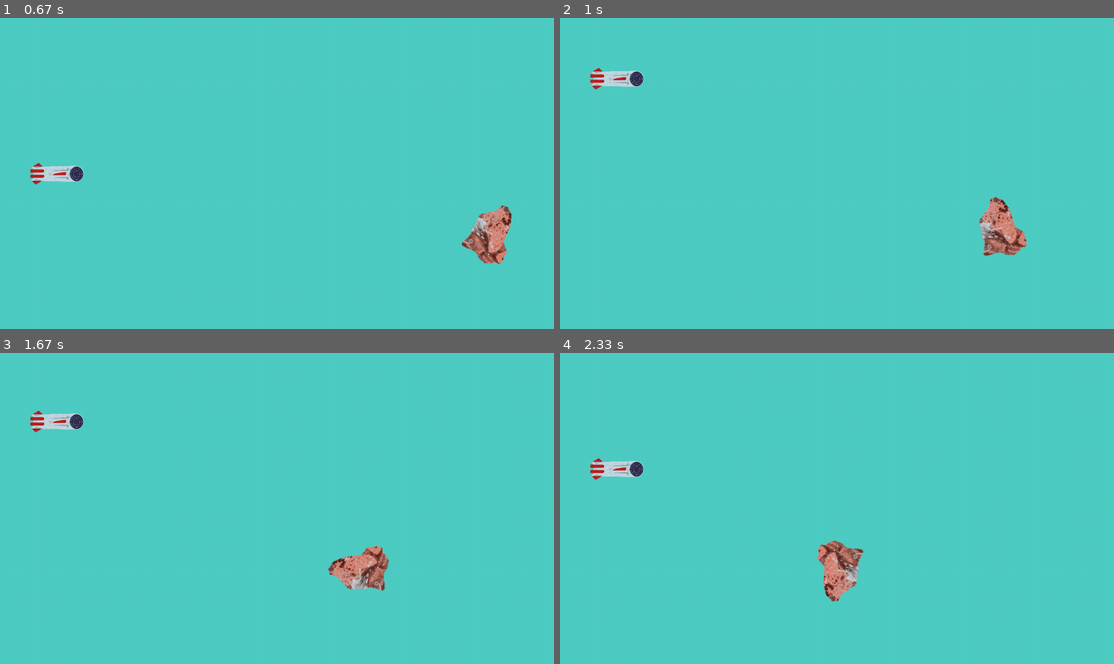
Above: before the commit, frames 1-4 (two rows, left to right).
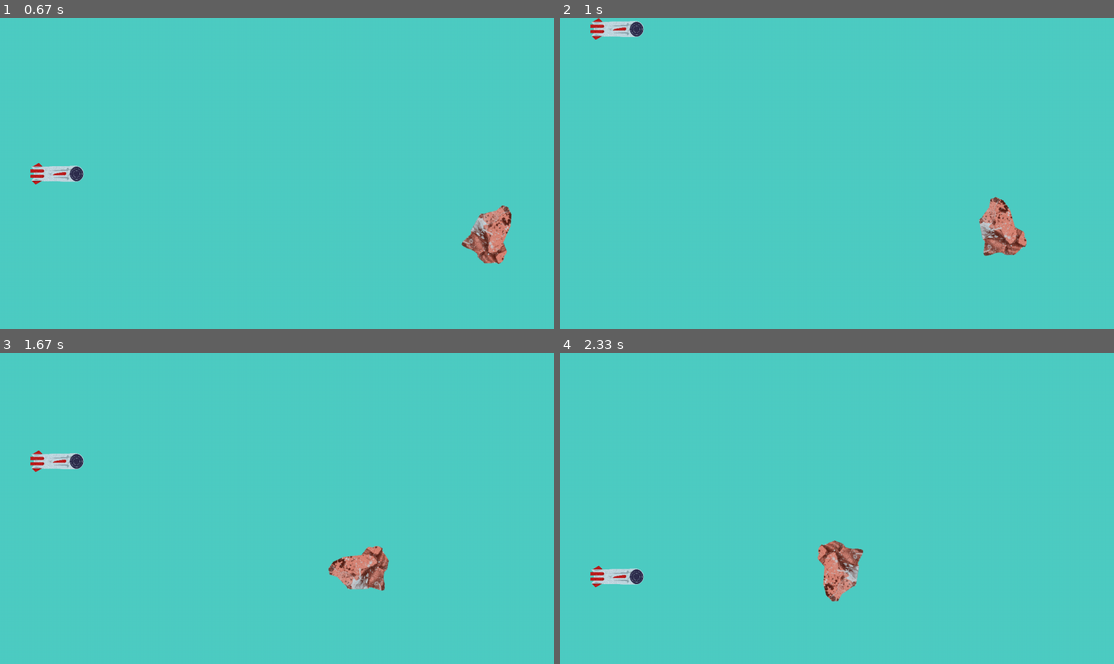
Above: after the commit, the same moments.

Repository: AdrianFSN/proyecto-final-pygame-quest
Game: pygame game, started from main.py
Two runs of this game, one before a commit and one after it. Both use one fixed random seed, a clock stepped at 60 frames per second and the inputs below.
Inputs:
- Up to frame 1 (0.67 s): tap Space at 0.33 s
- Up to frame 2 (1 s): hold Up from 0.67 s (still down)
- Up to frame 3 (1.67 s): release Up at 1.13 s; hold Down 1.17-1.47 s; hold Up from 1.5 s (still down)
- Up to frame 4 (2.33 s): release Up at 1.87 s; hold Down 1.9-2.27 s; hold Up from 2.3 s (still down)

Frame 1 is identical in both runs. In frame 2, 1.0% of the frame differs, in the area x 5-16%, y 0-23%; in frame 3, 1.0%, in the area x 5-16%, y 18-39%; in frame 4, 1.0%.

Commit message:
feat: modifico update de Ship para que acelere al mantener las flechas pulsadas. Creo la clase reset_speed

Diff:
--- a/glumtar/entities.py
+++ b/glumtar/entities.py
@@ -8,9 +8,10 @@
 
 class Ship(pygame.sprite.Sprite):
     margin = 70
-    speed = 5
+    default_speed = 5
+    speed = default_speed
     size_modifier = 4
-    speed_boost = 1.3
+    speed_boost = 1.7
 
     def __init__(self):
         super().__init__()
@@ -28,29 +29,29 @@
 
         self.rect = self.img_new_size.get_rect(midleft=(self.margin, HEIGHT/2))
 
+    def reset_speed(self):
+        self.pressed = pygame.key.get_pressed()
+        self.pressed_up = self.pressed[pygame.K_UP]
+        self.pressed_down = self.pressed[pygame.K_DOWN]
+        if not self.pressed_up and not self.pressed_down:
+            self.speed = self.default_speed
+            return self.speed
+
     def update(self):
         pressed = pygame.key.get_pressed()
+
         if pressed[pygame.K_UP]:
-            self.accelerated_speed = self.speed
-            self.rect.y -= self.speed + \
-                self.accelerate(self.accelerated_speed)
+            self.rect.y -= self.speed
+            self.speed += self.speed_boost
             if self.rect.top < 0:
                 self.rect.top = 0
 
         if pressed[pygame.K_DOWN]:
-            self.accelerated_speed = self.speed
-            self.rect.y += self.speed + \
-                self.accelerate(self.accelerated_speed)
+            self.rect.y += self.speed
+            self.speed += self.speed_boost
             if self.rect.bottom > HEIGHT:
                 self.rect.bottom = HEIGHT
-
-    def accelerate(self, speed):
-        acceleration = speed
-        acceleration *= self.speed_boost
-        if self.accelerated_speed != self.speed:
-            return self.accelerated_speed
-
-        return acceleration
+        self.reset_speed()
 
 
 class Meteorite(pygame.sprite.Sprite):
